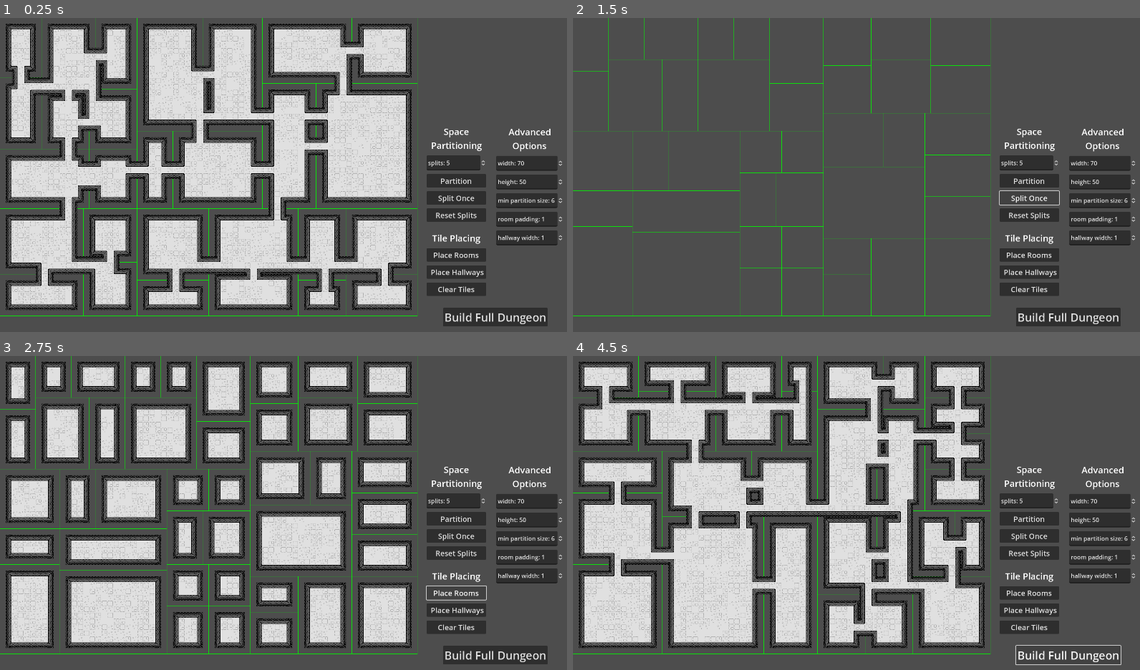
Above: before the commit, frames 1-4 (two rows, left to right).
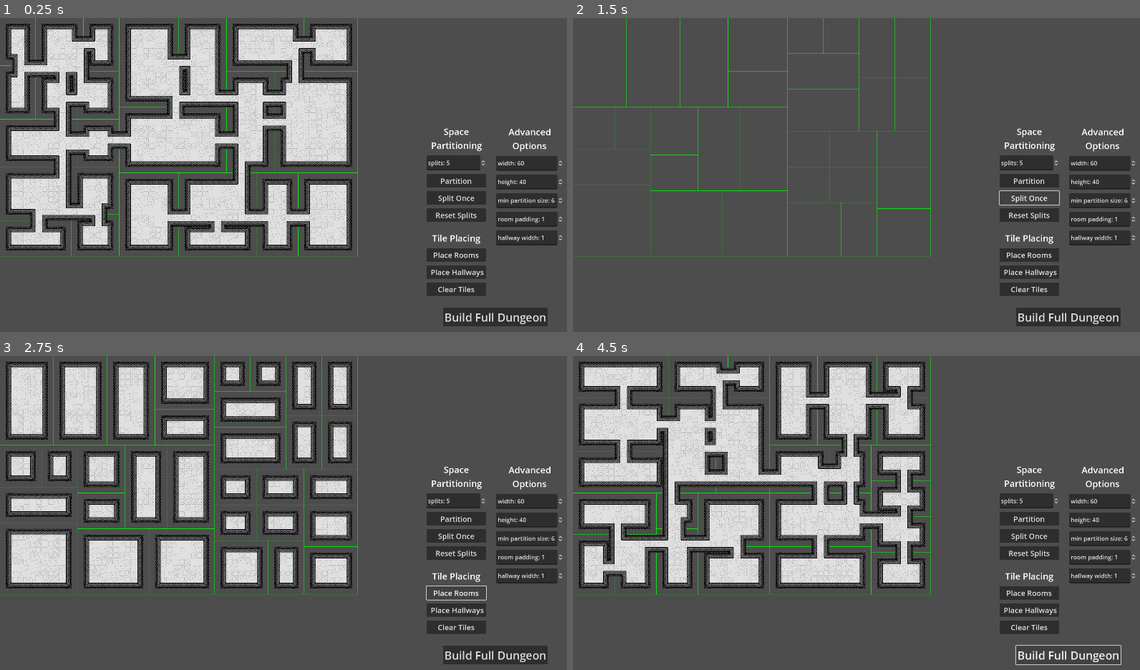
Above: after the commit, the same moments.

Repository: IanLum/Procedural-Dungeon-Generation
Game: Godot game, scene res://main.tscn
Same seed, same stepped clock (60 frames per second), same inputs: the game is played once before the commit and once after it.
Inputs:
- Up to frame 1 (0.25 s): no input
- Up to frame 2 (1.5 s): click "Partition" at 0.5 s; click "Split Once" at 1.25 s
- Up to frame 3 (2.75 s): click "Place Rooms" at 2 s
- Up to frame 4 (4.5 s): click "Place Hallways" at 2.75 s; click "Clear Tiles" at 3.5 s; click "Build Full Dungeon" at 4.25 s

The runs differ from the first frame. In frame 1, 43% of the frame differs, in the area x 0-93%, y 0-95%; in frame 2, 2.8%; in frame 3, 39%; in frame 4, 39%.

Commit message:
tweak starting size values

Diff:
--- a/main.gd
+++ b/main.gd
@@ -4,8 +4,8 @@
 
 const STARTING_PARAMS = {
 	NUM_SPLITS = 5,
-	WIDTH = 70,
-	HEIGHT = 50,
+	WIDTH = 60,
+	HEIGHT = 40,
 	MIN_PARTITION_SIZE = 6, # This translates to a min room size of 2,
 								# two tiles of padding, two tiles of walls,
 								# then the last two tiles are the room
